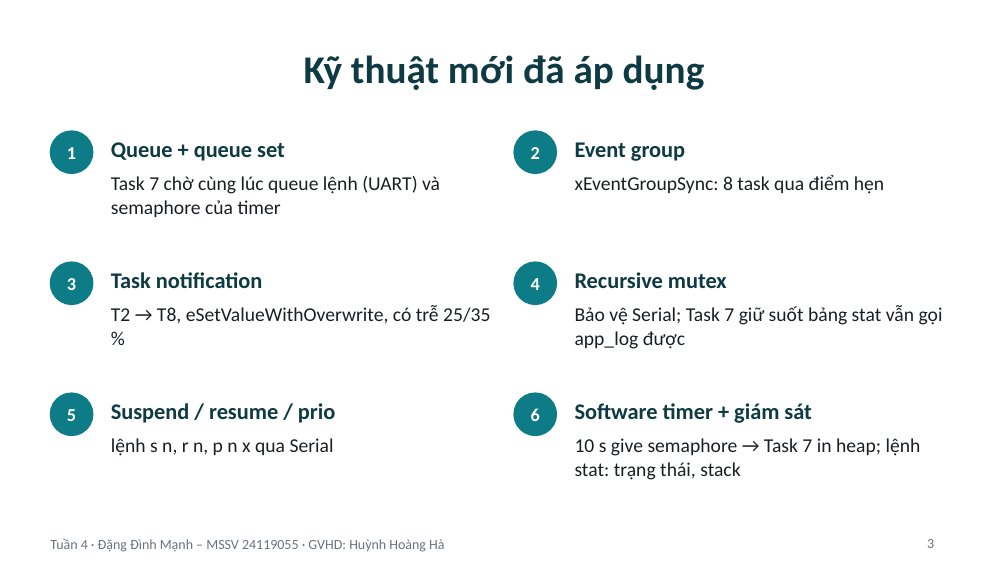
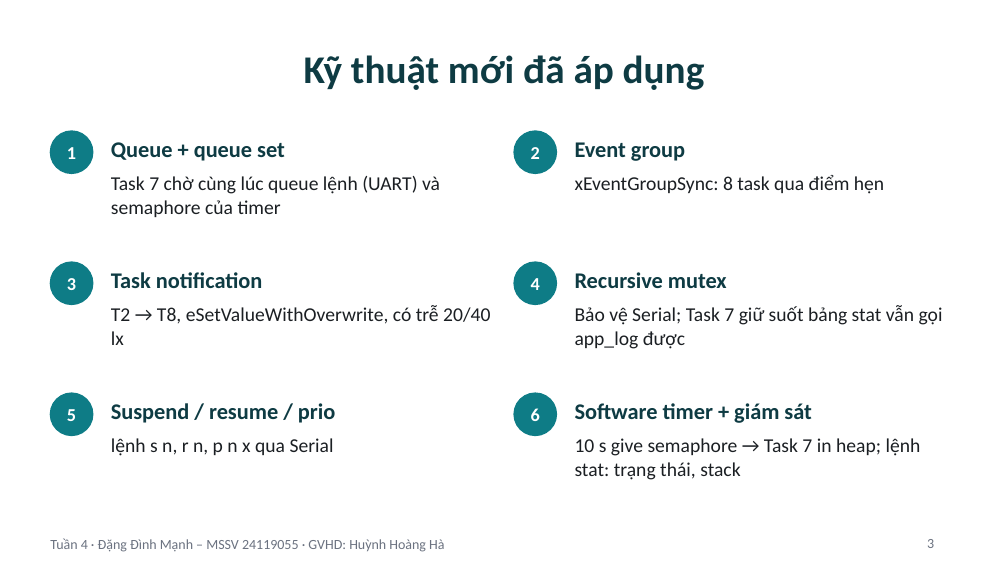
Before and after one commit to Astronaut216/rtos-freertos-esp32s3, a slide deck: slide 3 of 03_Reports/Slide_Tuan4_ProjectCaNhan.pptx. Drawn at 1008x567 pixels with LibreOffice and Linux fonts; fonts in the diff are those of the drawing. Boxes give left, top, right and bottom in pixels: in the first picture for what was removed or moved away, otherwise in the second. Text is boxed around its words. In the diff, an @@ line names an element or a change of style, - is before the commit and + after.

```diff
--- a/03_Reports/Slide_Tuan4_ProjectCaNhan.pptx
+++ b/03_Reports/Slide_Tuan4_ProjectCaNhan.pptx
@@ text at box(111, 305, 490, 345): text changed @@
-T2 → T8, eSetValueWithOverwrite, có trễ 25/35 %
+T2 → T8, eSetValueWithOverwrite, có trễ 20/40 lx
```
Also in this commit, not shown: 3 other slides changed, 21 other files.
